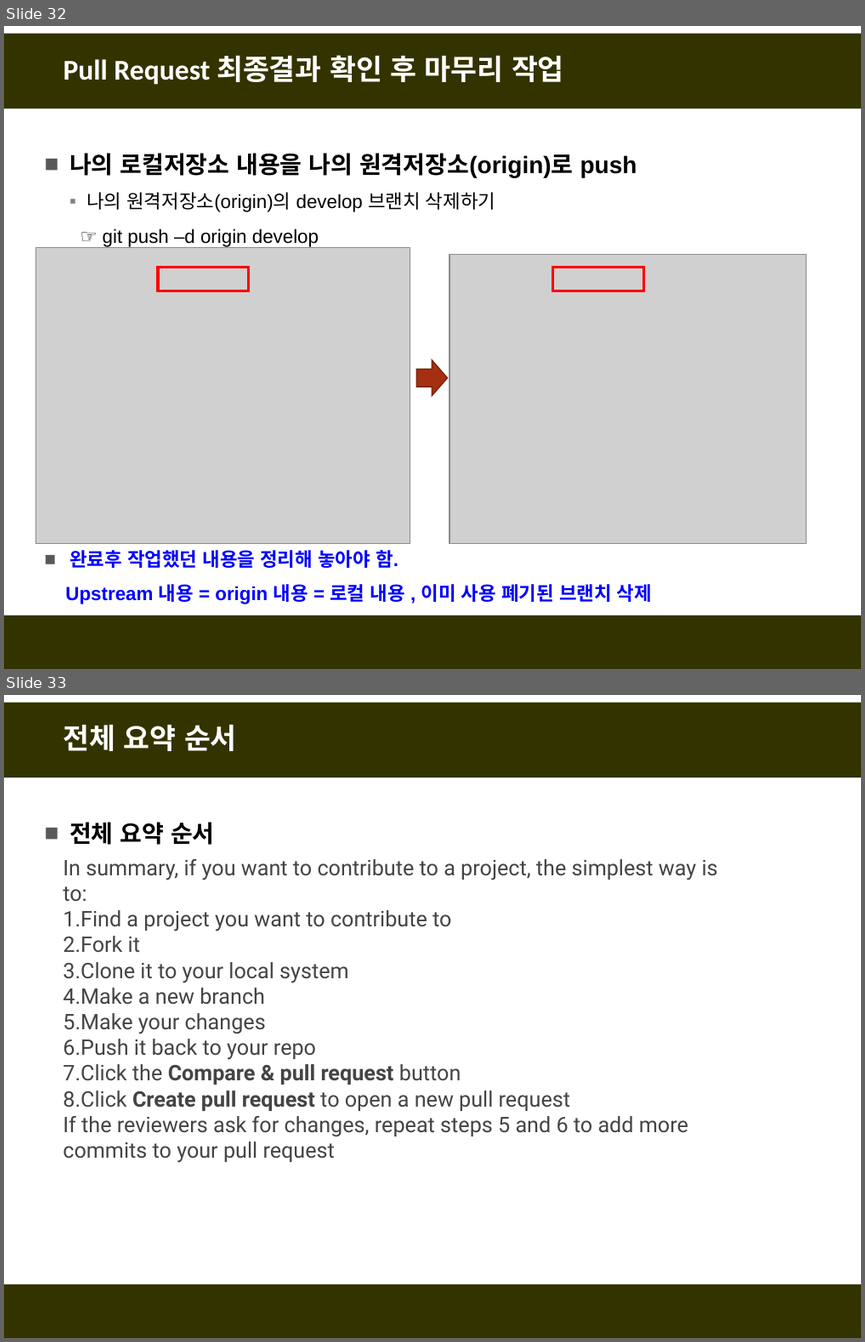
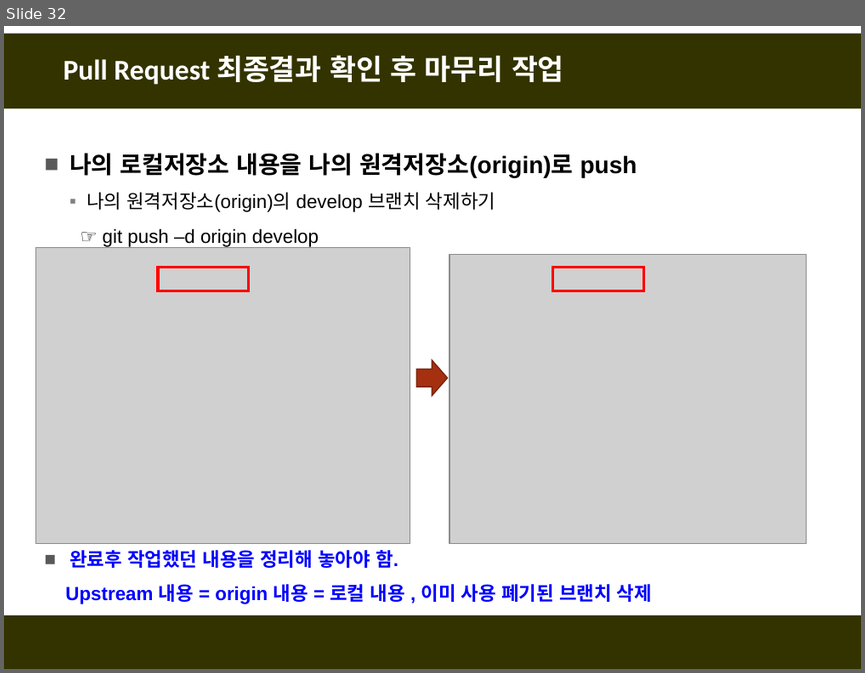
Before and after one commit to fasthill/github-lecture, a slide deck: git및github첫걸음3-forkclonePR.pptx. Shown one above the other, each under a label of ours: slides 32 and 33 before the commit, slide 32 after it. The pictures are 865x1342 and 865x673 pixels, drawn with LibreOffice and Linux fonts; fonts in the diff are those of the drawing; grey boxes stand for pictures. Boxes give left, top, right and bottom in pixels: in the first picture for what was removed or moved away, otherwise in the second. Text is boxed around its words. In the diff, an @@ line names an element or a change of style, - is before the commit and + after.

```diff
--- a/git및github첫걸음3-forkclonePR.pptx
+++ b/git및github첫걸음3-forkclonePR.pptx
@@ slide 33 removed at <box>4,695,861,1338</box>, background #FFFFFF; not listed: 2 template elements that a slide beside it also shows @@
@@ title removed at <box>64,724,237,751</box> @@
-전체 요약 순서
@@ text removed at <box>69,822,215,845</box> @@
-■ 전체 요약 순서
@@ text removed at <box>63,859,718,1137</box> @@
-In summary, if you want to contribute to a project, the simplest way is to:
-1. Find a project you want to contribute to
-2. Fork it
-3. Clone it to your local system
-4. Make a new branch
-5. Make your changes
-6. Push it back to your repo
-7. Click the Compare & pull request button
-8. Click Create pull request to open a new pull request
-If the reviewers ask for changes, repeat steps 5 and 6 to add more commits to your pull request
```
Also in this commit, not shown: 1 slide added.
